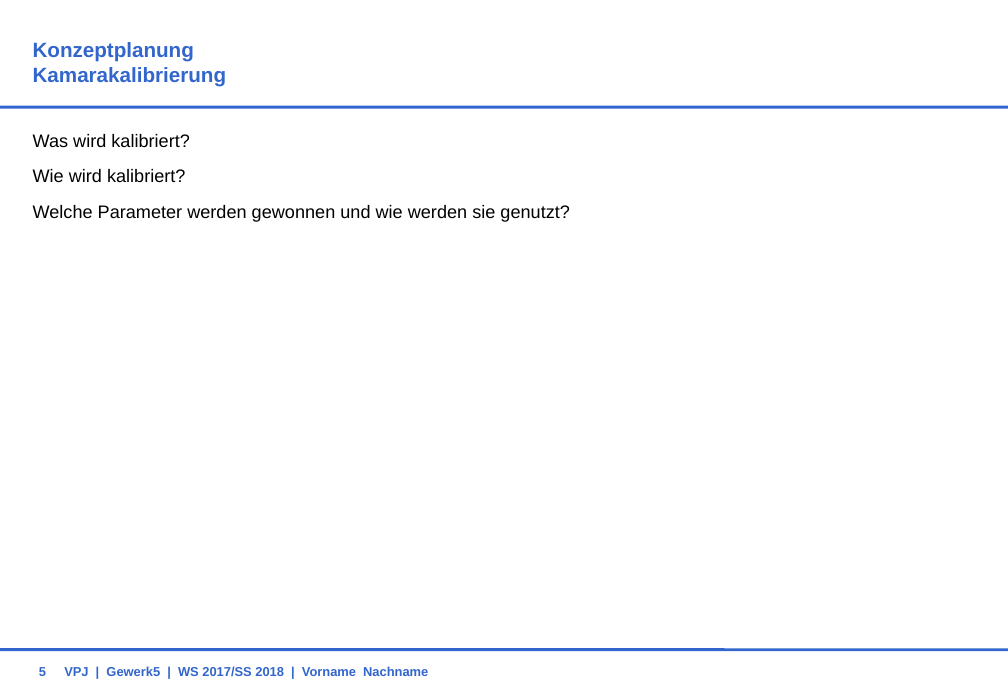
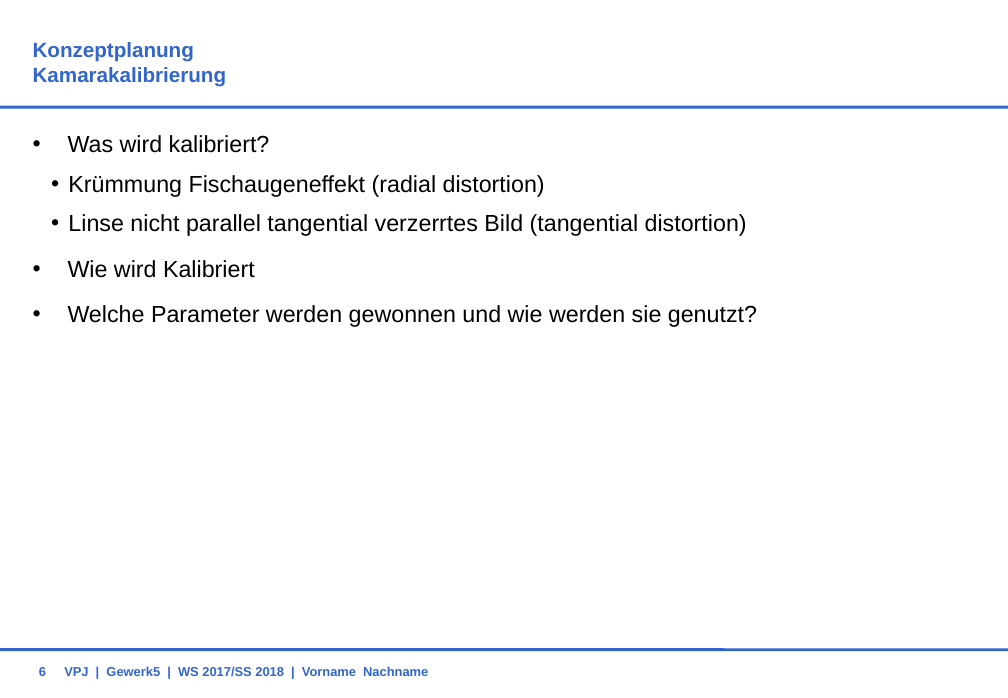
Before and after one commit to HassibShaq/VPJW17G5, a slide deck: slide 6 of 02_Calib/03_Konzeptpraesentation/G5Calib.ppt (slide 5 before the commit). Drawn at 1008x698 pixels with LibreOffice and Linux fonts; fonts in the diff are those of the drawing; background and template pictures are left out. Boxes give left, top, right and bottom in pixels: in the first picture for what was removed or moved away, otherwise in the second. Text is boxed around its words. In the diff, an @@ line names an element or a change of style, - is before the commit and + after.

```diff
--- a/02_Calib/03_Konzeptpraesentation/G5Calib.ppt
+++ b/02_Calib/03_Konzeptpraesentation/G5Calib.ppt
@@ text at bbox=[68, 135, 757, 327]: size 14 to 18 pt in "Was wird kalibriert?", "Welche Parameter werden gewonnen und wie werden ..."; bullet none to •; more space between paragraphs @@
@@ text at bbox=[68, 175, 747, 278]: text changed; size 14 to 18 pt @@
-Wie wird kalibriert?
+    • Krümmung Fischaugeneffekt (radial distortion)
+    • Linse nicht parallel tangential verzerrtes Bild (tangential distortion)
+• Wie wird Kalibriert
```
Also in this commit, not shown: 1 slide added.
